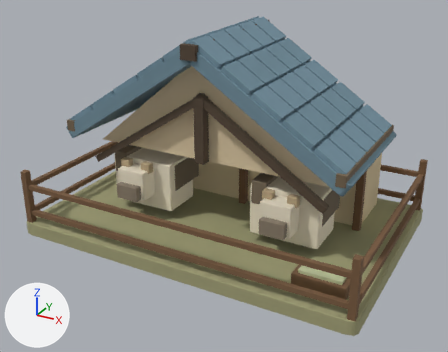
Two versions of the glTF model public/assets/town/models/cowshed-2.glb, one commit apart.
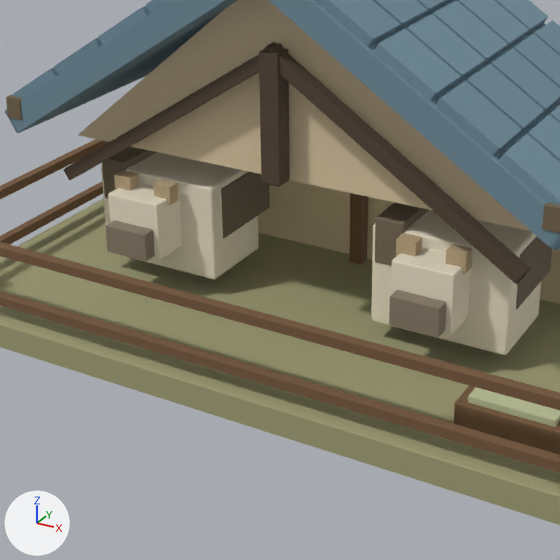
There are two pictures of each version: one whole from a camera (50 mm lens) standing at (2.27, -4.21, 2.57) and looking at (0.04, -0.15, 0.54), one close up on the part from 14% to 77% of the width and 20% to 100% of the height. The axes (+X, +Y, +Z) are drawn at lower left. The lights are the same throughout. The first two pictures are the older version. Where no turn or scale is listed for an object, it has been applied to the vertices. Vertices at exactly the same position are counted once.
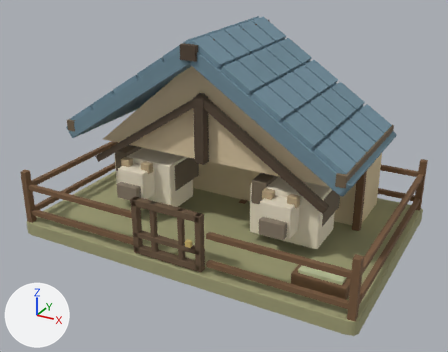
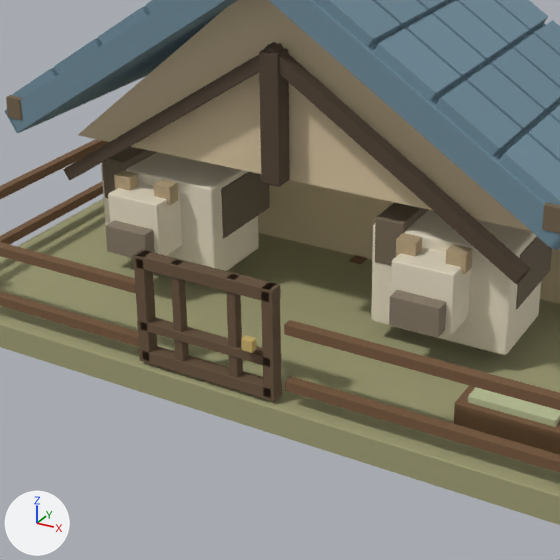
Boxes [x1, y1, x2, y2] around the edits, measured in the close-ups (560 x 560 px):
'Mesh_24', added (brown)
    after: [133, 250, 282, 401]
'Mesh_25', added
    after: [241, 335, 257, 353]
part 1 of me_mesh_1, cut back
    both: [132, 278, 333, 391]
part 2 of me_mesh_1, cut back
    before: [349, 193, 368, 264]
    after: [349, 255, 367, 264]

The edits, one by one:
Material 'Material_17' (mat_material_17) is new.
Its base color is (0.604, 0.451, 0.15) (yellow #ccb36c).
Its roughness is 0.88.
Material 'Material_16' (mat_material_16) is new.
Its base color is (0.141, 0.0887, 0.0482) (brown #69543e).
Its roughness is 0.88.
me_mesh_1 is used by ob_mesh_1; location (0.0, 0.0, 0.0).
me_mesh_1 had 896 vertices, 1728 faces and spanned x -1.43..1.43, y -0.93..0.93, z 0.01..0.77.
me_mesh_1 now has 1064 vertices, 2052 faces and spans x -1.43..1.43, y -0.93..0.93, z 0.01..0.77.
me_mesh_1 part 1: 14 vertices moved from x -1.38..1.38, y -0.92..-0.88, z 0.18..0.45 to x -1.39..1.39, y -0.92..-0.88, z 0.18..0.45; 66 vertices removed from x -1.38..1.38, y -0.92..-0.88, z 0.18..0.45; 178 vertices added at x -1.39..1.39, y -0.92..-0.88, z 0.18..0.45.
me_mesh_1 part 2: 12 vertices moved from x -0.03..0.03, y 0.25..0.31, z 0.08..0.75 to x -0.03..0.03, y 0.25..0.31, z 0.07..0.77; 24 vertices removed from x -0.03..0.03, y 0.25..0.31, z 0.08..0.76; 80 vertices added at x -0.03..0.03, y 0.25..0.31, z 0.07..0.77.
Mesh me_mesh_25 is new.
It has 56 vertices, 108 faces and spans x 0.4875..0.5325, y -0.063..-0.031, z -0.0225..0.0225.
It uses material mat_material_17 (yellow #ccb36c).
Mesh me_mesh_24 is new.
It has 392 vertices, 756 faces and spans x 0.0..0.6, y -0.027..0.027, z -0.225..0.225.
It uses material mat_material_16 (brown #69543e).
Object 'Mesh_25' (ob_mesh_25) is new; it shows me_mesh_25.
Its location is (-0.32, -0.9, 0.35).
Object 'Mesh_24' (ob_mesh_24) is new; it shows me_mesh_24.
Its location is (-0.32, -0.9, 0.35).
